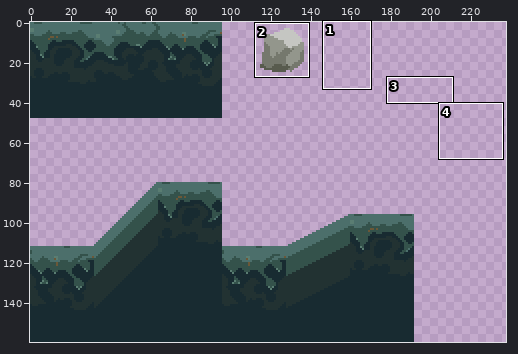
Pixel-art file: Assets/Textures/tiles_slope.aseprite. Above: a wide view before the commit, with the close-up outlined.
Close-up. First the earlier version:
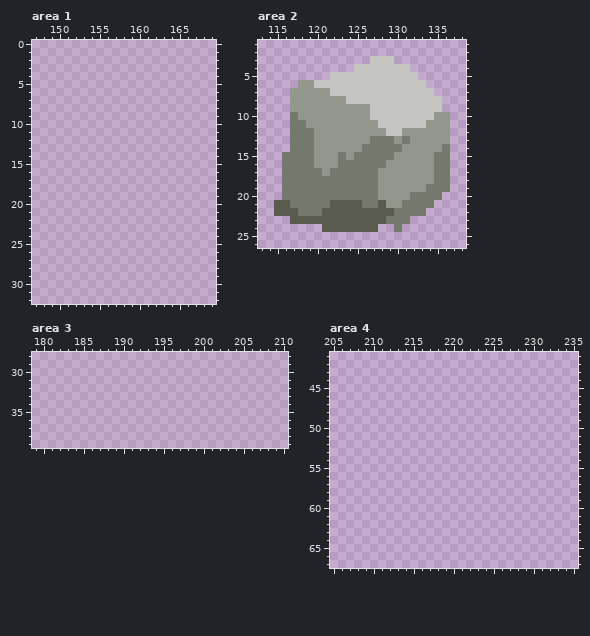
240x160 pixels, 1 frame. Colours within 5 levels of each other are drawn and written as one. Shown: area 1: x 147..169, y 0..32; area 2: x 113..138, y 1..26; area 3: x 179..210, y 28..39; area 4: x 205..235, y 41..67. The wide view leaves out empty margins. The commit also changed other parts of the picture, which this record leaves out.
The same view after the edit:
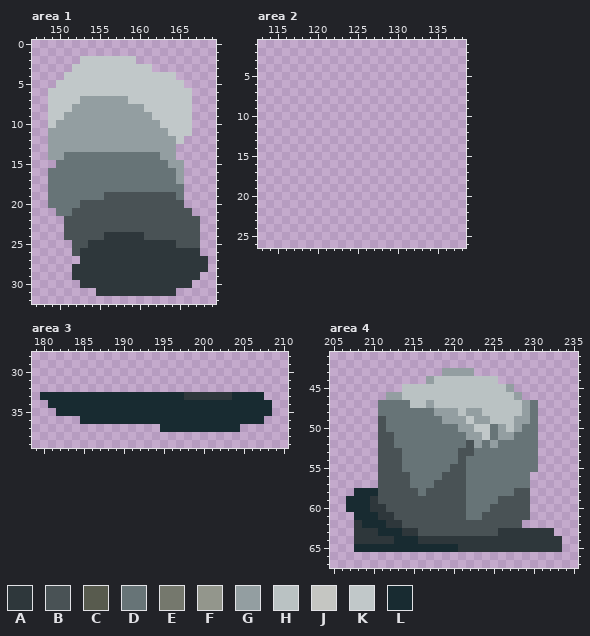
Palette (. is transparent): A #2e373b  B #495255  C #585b4e  D #677477  E #75786d  F #93968c  G #939ea1  H #bac2c3  J #c5c6c2  K #c1c8c9  L #182b31
Diff:
layer "Layer 2" added
--- area 1, layer "Layer 2"
@@ x 147..169 @@
  1 .......................
- 2 .......................
- 3 .......................
- 4 .......................
- 5 .......................
- 6 .......................
- 7 .......................
- 8 .......................
- 9 .......................
-10 .......................
-11 .......................
-12 .......................
-13 .......................
-14 .......................
-15 .......................
-16 .......................
-17 .......................
-18 .......................
-19 .......................
-20 .......................
-21 .......................
-22 .......................
-23 .......................
-24 .......................
-25 .......................
-26 .......................
-27 .......................
-28 .......................
-29 .......................
-30 .......................
-31 .......................
+ 2 ......KKKKKKK..........
+ 3 .....KKKKKKKKKK........
+ 4 ....KKKKKKKKKKKKKK.....
+ 5 ...KKKKKKKKKKKKKKKK....
+ 6 ..KKKKKKKKKKKKKKKKKK...
+ 7 ..KKKKGGGGGGKKKKKKKK...
+ 8 ..KKKGGGGGGGGGKKKKKK...
+ 9 ..KKGGGGGGGGGGGKKKKK...
+10 ..KGGGGGGGGGGGGGKKKK...
+11 ..GGGGGGGGGGGGGGGKKK...
+12 ..GGGGGGGGGGGGGGGGK....
+13 ..GGGGGGGGGGGGGGGG.....
+14 ..GGDDDDDDDDDDDDGG.....
+15 ...DDDDDDDDDDDDDDGG....
+16 ..DDDDDDDDDDDDDDDDG....
+17 ..DDDDDDDDDDDDDDDDG....
+18 ..DDDDDDDDDDDDDDDDD....
+19 ..DDDDDDDBBBBBBBBBD....
+20 ..DDDDBBBBBBBBBBBBB....
+21 ...DDBBBBBBBBBBBBBBB...
+22 ....BBBBBBBBBBBBBBBBB..
+23 ....BBBBBBBBBBBBBBBBB..
+24 ....BBBBBAAAAABBBBBBB..
+25 .....BBAAAAAAAAAAABBB..
+26 .....BAAAAAAAAAAAAAAA..
+27 ......AAAAAAAAAAAAAAAA.
+28 .....AAAAAAAAAAAAAAAAA.
+29 .....AAAAAAAAAAAAAAAA..
+30 ......AAAAAAAAAAAAAA...
+31 ........AAAAAAAAAA.....
 32 .......................
--- area 2, layer "Layer 1"
@@ x 113..138 @@
  2 ..........................
- 3 ..............JJJ.........
- 4 ............JJJJJJJ.......
- 5 .........JJJJJJJJJJJ......
- 6 .....FFJJJJJJJJJJJJJJ.....
- 7 ....FFFFFJJJJJJJJJJJJJ....
- 8 ....FFFFFFFJJJJJJJJJJJJ...
- 9 ....FFFFFFFFFFJJJJJJJJJ...
-10 ....EFFFFFFFFFJJJJJJJJFF..
-11 ....EEFFFFFFFFFJJJJJJFFF..
-12 ....EEEFFFFFFFFFJJFFFFFF..
-13 ....EEEFFFFFFFEEEFEFFFFF..
-14 ....EEEFFFFFFEEEEEFFFFFE..
-15 ...EEEEFFFEFEEEEEFFFFFEE..
-16 ...EEEEFFFEEEEEEFFFFFFEE..
-17 ...EEEEEFEEEEEEFFFFFFFEE..
-18 ...EEEEEEEEEEEEFFFFFFFEE..
-19 ...EEEEEEEEEEEEFFFFFFEEE..
-20 ...EEEEEEEEEEEEFFFFEEEE...
-21 ..CCEEEEECCCCEECFFEEEE....
-22 ..CCCEEECCCCCCCCCEEEE.....
-23 ....CCCCCCCCCCCCEEE.......
-24 ........CCCCCCC..E........
+ 3 ..........................
+ 4 ..........................
+ 5 ..........................
+ 6 ..........................
+ 7 ..........................
+ 8 ..........................
+ 9 ..........................
+10 ..........................
+11 ..........................
+12 ..........................
+13 ..........................
+14 ..........................
+15 ..........................
+16 ..........................
+17 ..........................
+18 ..........................
+19 ..........................
+20 ..........................
+21 ..........................
+22 ..........................
+23 ..........................
+24 ..........................
 25 ..........................
--- area 3, layer "Layer 2"
@@ x 179..210 @@
 32 ................................
-33 ................................
-34 ................................
-35 ................................
-36 ................................
-37 ................................
+33 .LLLLLLLLLLLLLLLLLLAAAAAALLLL...
+34 ..LLLLLLLLLLLLLLLLLLLLLLLLLLLL..
+35 ...LLLLLLLLLLLLLLLLLLLLLLLLLLL..
+36 ......LLLLLLLLLLLLLLLLLLLLLLL...
+37 ................LLLLLLLLLL......
 38 ................................
--- area 4, layer "Layer 2"
@@ x 205..235 @@
 42 ...............................
-43 ...............................
-44 ...............................
-45 ...............................
-46 ...............................
-47 ...............................
-48 ...............................
-49 ...............................
-50 ...............................
-51 ...............................
-52 ...............................
-53 ...............................
-54 ...............................
-55 ...............................
-56 ...............................
-57 ...............................
-58 ...............................
-59 ...............................
-60 ...............................
-61 ...............................
-62 ...............................
-63 ...............................
-64 ...............................
-65 ...............................
+43 ..............GGGG.............
+44 ............GHHHHHHHH..........
+45 .........HHHHHHHHHHHHHG........
+46 .......GGHHHHHHHHHHHHHHG.......
+47 ......DDDDHHGHHHHHHHHHHHGD.....
+48 ......DDDDDDDGGGHGGHHHHHGD.....
+49 ......BDDDDDDDGGGKGGHHHGGD.....
+50 ......BDDDDDDDDDGGKKDGHGDD.....
+51 ......BBDDDDDDDDDGGKDGGDDD.....
+52 ......BBDDDDDDDDDBGDGDDDDD.....
+53 ......BBBDDDDDDDBBDDDDDDDD.....
+54 ......BBBDDDDDDDBDDDDDDDDD.....
+55 ......BBBDDDDDDBBDDDDDDDDD.....
+56 ......BBBBDDDDBBBDDDDDDDD......
+57 ......BBBBDDDBBBBDDDDDDDD......
+58 ...LLLBBBBBDBBBBBDDDDDDBB......
+59 ..LLLABBBBBBBBBBBDDDDBBBB......
+60 ..LLLAABBBBBBBBBBDDDBBBBB......
+61 ...LLLAABBBBBBBBBDDBBBBBB......
+62 ...ALLLAABBBBBBBBBBBBBBB.......
+63 ...AAALLLAABBBBBBBBBBAAAAAAA...
+64 ...AAAAALLLAAAAAAAAAAAAAAAAAA..
+65 ...LLLLLLLLLLLLLAAAAAAAAAAAAA..
 66 ...............................
Boxes around the changes in both close-ups, in picture pixels (x1, y1, x2, y2):
added: (48, 56, 208, 296)
erased: (274, 56, 450, 232)
added: (40, 392, 272, 432)
added: (346, 368, 562, 552)
